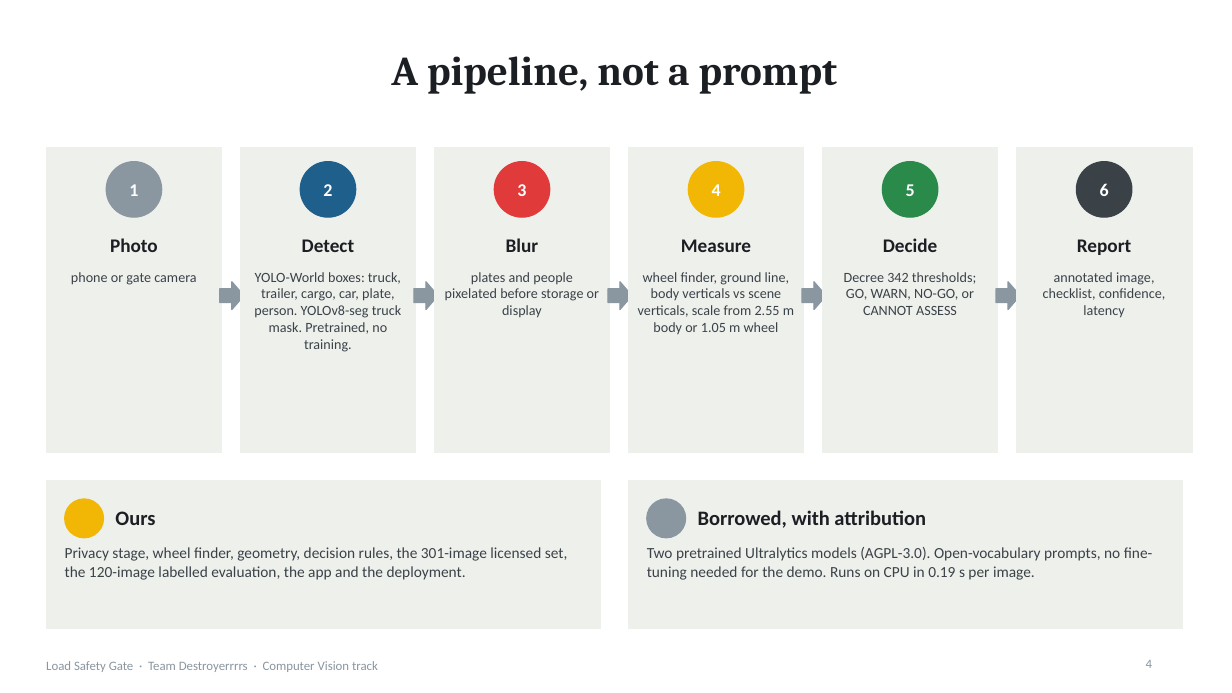
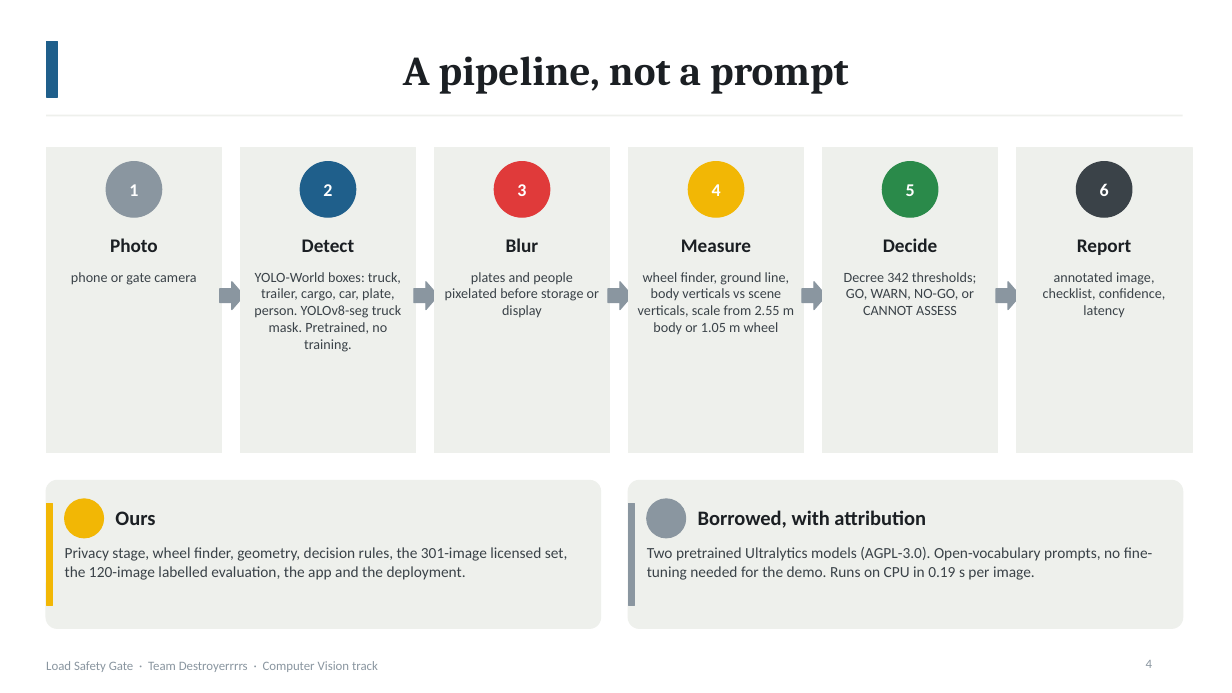
Before and after one commit to Winner-121/Destroyerrrrs_Final_Stage, a slide deck: slide 4 of deck/LoadSafetyGate_deck.pptx. Drawn at 1232x693 pixels with LibreOffice and Linux fonts; fonts in the diff are those of the drawing. Boxes give left, top, right and bottom in pixels: in the first picture for what was removed or moved away, otherwise in the second. Text is boxed around its words. In the diff, an @@ line names an element or a change of style, - is before the commit and + after.

```diff
--- a/deck/LoadSafetyGate_deck.pptx
+++ b/deck/LoadSafetyGate_deck.pptx
@@ rectangle added at bbox=[46, 42, 57, 97], fill #1F5F8B, outline #1F5F8B 1 pt @@
@@ title "A pipeline, not a prompt": place and size @@
-title "A pipeline, not a prompt" at bbox=[391, 56, 837, 94]
+title "A pipeline, not a prompt" at bbox=[403, 56, 848, 94]
@@ line added from (46, 116) to (1183, 116), #EEF0EC 1.5 pt @@
@@ rounded rectangle at bbox=[46, 481, 601, 628]: rectangle to rounded rectangle @@
@@ rectangle added at bbox=[46, 504, 53, 605], fill #F2B705, outline #F2B705 1 pt @@
@@ rounded rectangle at bbox=[628, 481, 1183, 628]: rectangle to rounded rectangle @@
@@ rectangle added at bbox=[628, 504, 635, 605], fill #8A96A0, outline #8A96A0 1 pt @@
```
Also in this commit, not shown: 9 other slides changed, 1 slide added, 5 other files.
